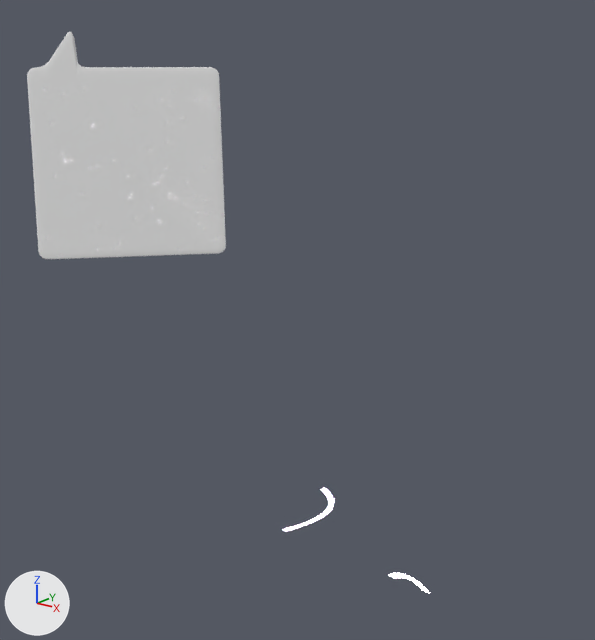
The Blender file visualization.blend, before and after one commit.
Camera for both pictures: a camera (50 mm lens) standing at (7.0, -6.0, 4.04) and looking at (2.28, 0.03, 1.58). Every picture has the same lights, and +X, +Y and +Z are marked at lower left. The same objects are shown in both versions, whatever each file hides.

Names of what the first picture shows: 'Plane.002', 'chatbubble'.
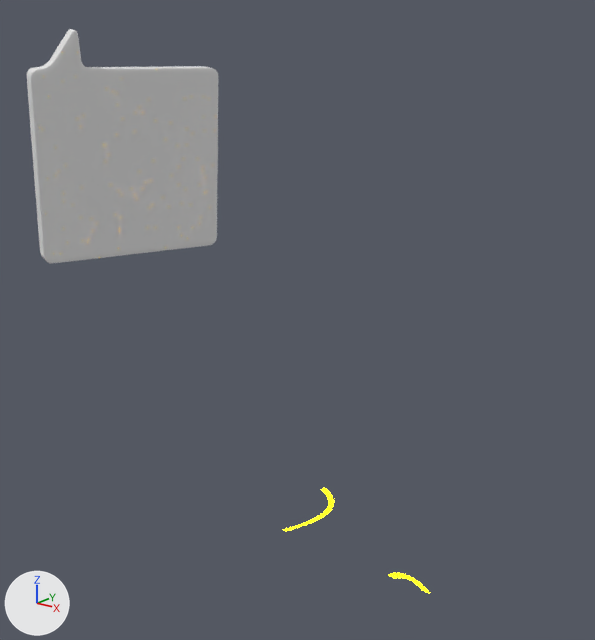
Boxes (x1, y1, x2, y2) around the edits, measured in the pictures (595 x 640 px):
'chatbubble', turned: before (27, 32, 226, 259); after (27, 29, 218, 264)
'Plane.002', recoloured (white to yellow): (284, 488, 429, 593) in both

Edits to the bpy script that builds the scene:
```text
Add mat_electric_orange:
    mat_electric_orange = bpy.data.materials.new('electric-orange')
    # nodes: BsdfPrincipled, Math, OutputMaterial, TexNoise, ValToRGB
    # colours: black #000000, white #ffffff, orange #ff8600
Change me_plane_006:
    where me_plane_006.from_pydata(...)  # 4 vertices, 1 face; spans x -1.0..1.0, y -1.0..1.0, z 0.0
    remove me_plane_006.materials.append(mat_electric_white)
    add me_plane_006.materials.append(mat_electric_orange)
Change ob_chatbubble:
    ob_chatbubble.rotation_euler: (0.0, -1.371, 2.386) -> (0.0, -1.667, 2.744)  # degrees (0, -79, 137) -> degrees (0, -96, 157)
```
